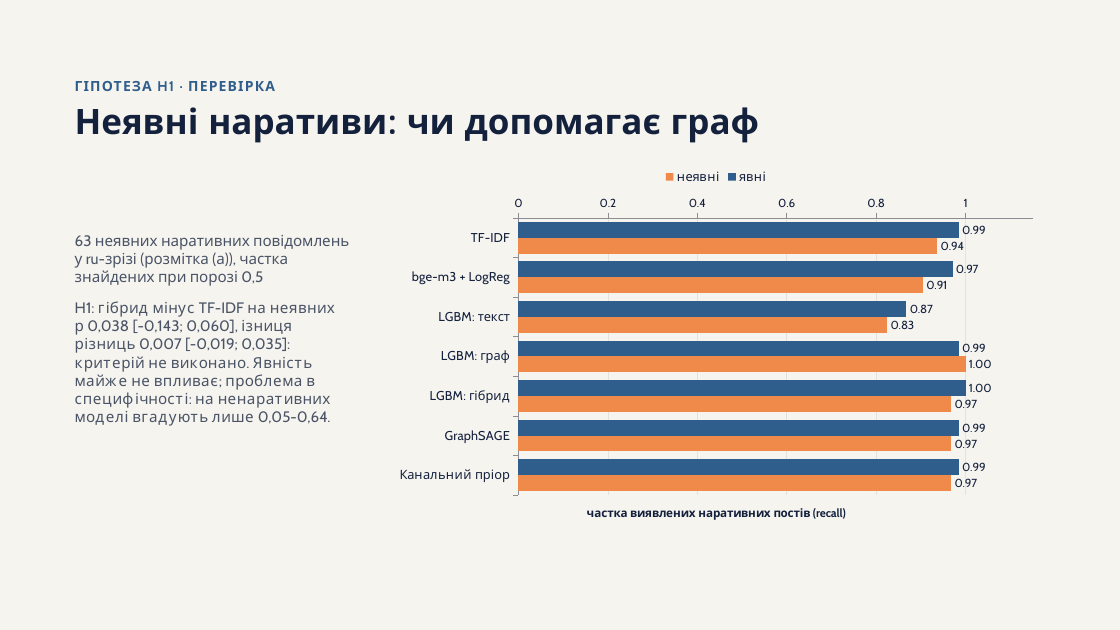
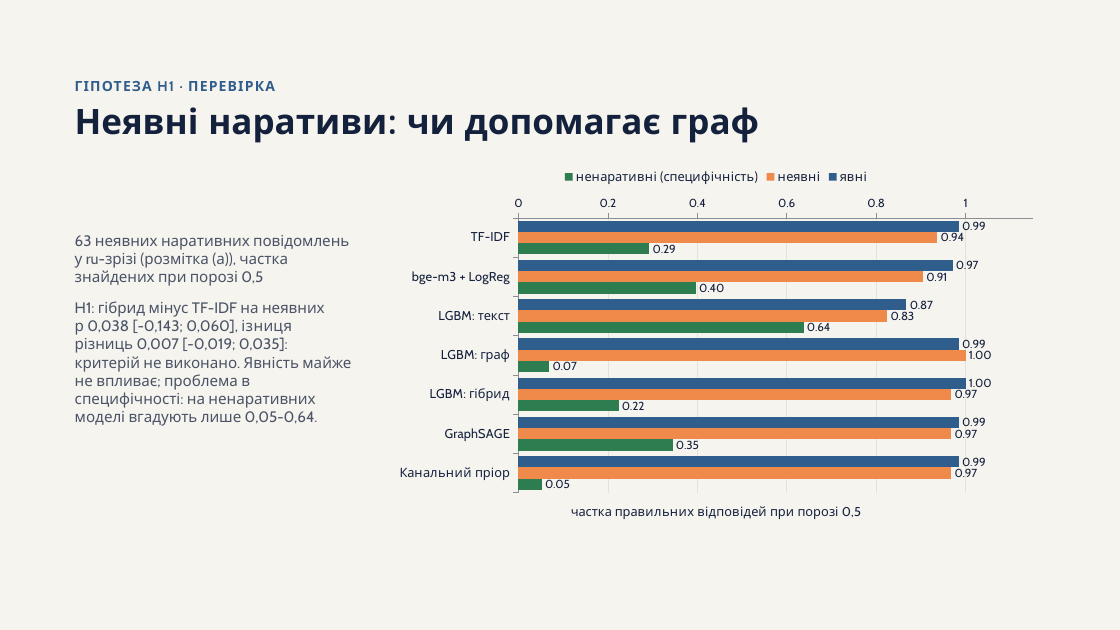
Before and after one commit to Obizonko/Dyplom2026, a slide deck: slide 14 of reports/Prezentatsiia_etap2.pptx. Drawn at 1120x630 pixels with LibreOffice and Linux fonts; fonts in the diff are those of the drawing. Boxes give left, top, right and bottom in pixels: in the first picture for what was removed or moved away, otherwise in the second. Text is boxed around its words. In the diff, an @@ line names an element or a change of style, - is before the commit and + after.

Commit message:
Презентація: група, карта, рисунок H2, специфічність на слайді H1

```diff
--- a/reports/Prezentatsiia_etap2.pptx
+++ b/reports/Prezentatsiia_etap2.pptx
@@ bar chart at <box>386,160,1046,538</box> @@
+ненаративні (специфічність): 0.29, 0.4, 0.64, 0.07, 0.22, 0.34, 0.05
@@ value axis title "частка виявлених наративних постів (recall)" to "частка правильних відповідей при порозі 0,5" @@
```
Also in this commit, not shown: 3 other slides changed, 3 other files.
